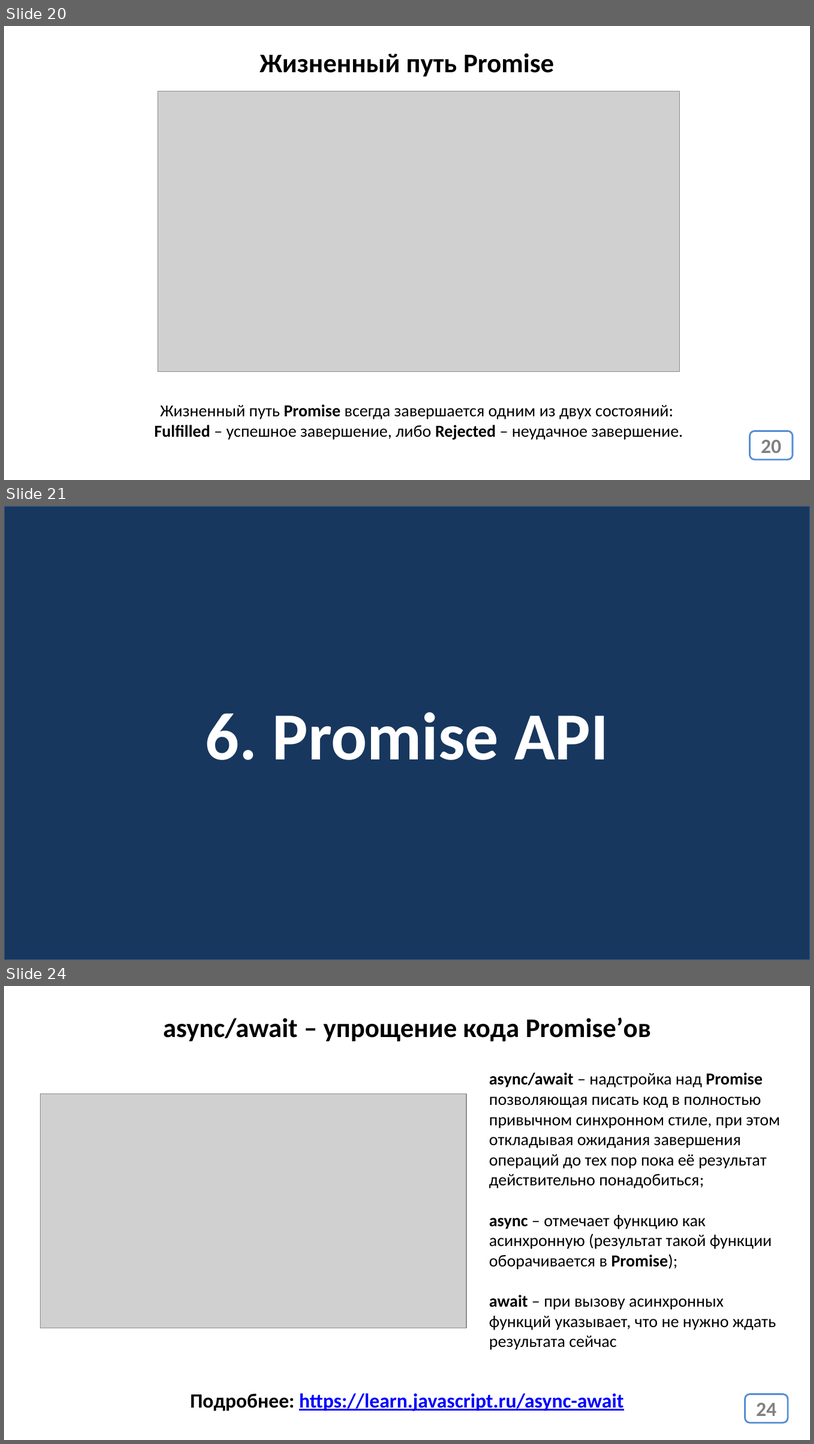
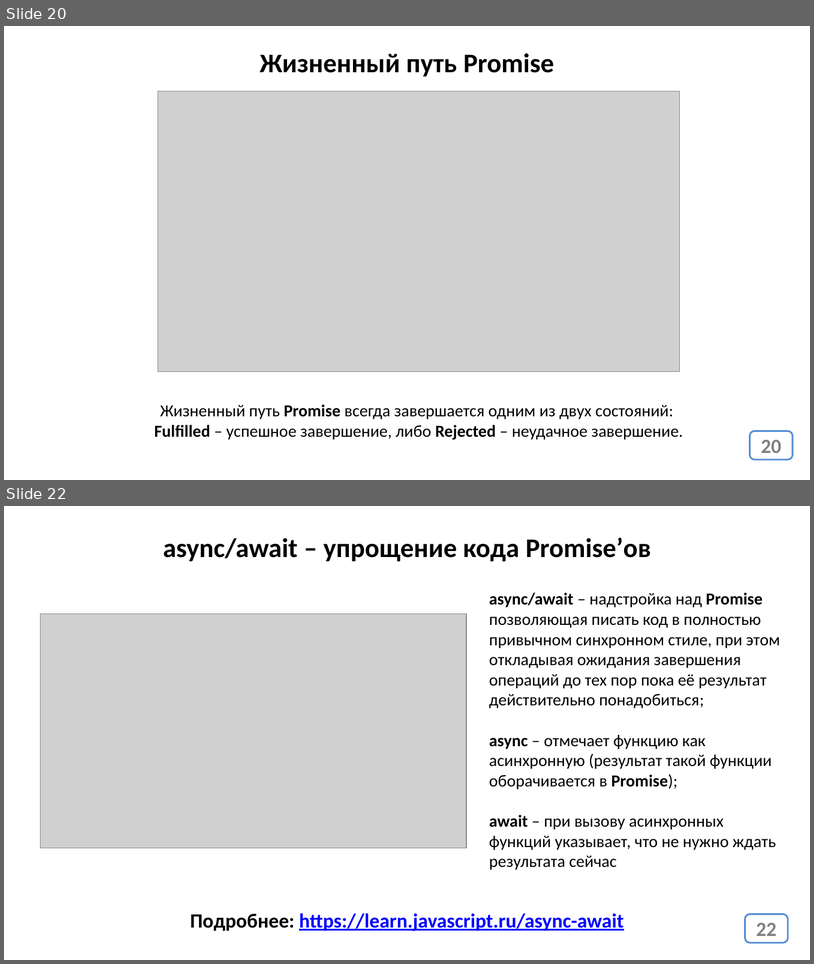
Before and after one commit to js-13-ort-dnipro/lesson02, a slide deck: lesson02.pptx. Shown one above the other, each under a label of ours: slides 20, 21 and 24 before the commit, slides 20 and 22 after it; the slides between them are not shown. The pictures are 814x1444 and 814x964 pixels, drawn with LibreOffice and Linux fonts; fonts in the diff are those of the drawing; grey boxes stand for pictures. Boxes give left, top, right and bottom in pixels: in the first picture for what was removed or moved away, otherwise in the second. Text is boxed around its words. In the diff, an @@ line names an element or a change of style, - is before the commit and + after.

```diff
--- a/lesson02.pptx
+++ b/lesson02.pptx
@@ slide 21 removed at bbox=[4, 506, 810, 960], background #FFFFFF @@
@@ rectangle removed at bbox=[4, 506, 810, 960] @@
-6. Promise API
@@ what was slide 24 is now slide 22 @@
@@ page number at bbox=[756, 922, 777, 936]: text changed @@
-24
+22
```
Also in this commit, not shown: 4 slides changed, 2 other slides removed, 1 other file.
